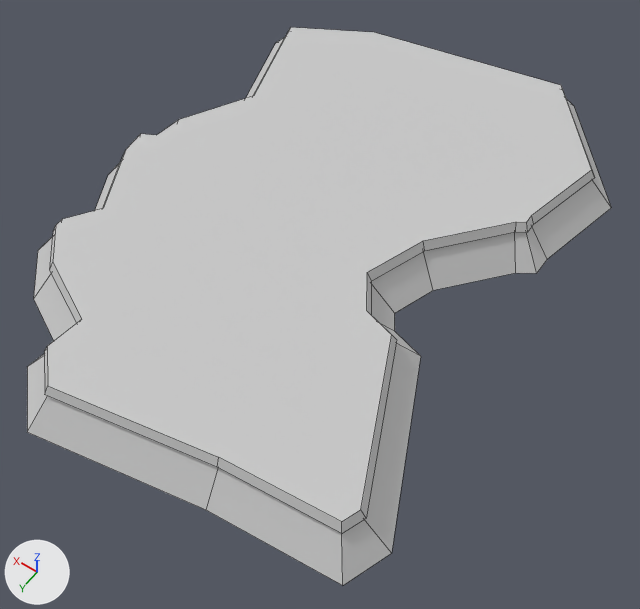
Before and after pictures for a commit that changed the FBX model Assets/Resources/Meshes/Tutorial.fbx.
The view is the same before and after, from a 50 mm camera at (-1.34, 2.21, 2.94) aimed at (0.2, 0.05, -0.45). Lighting does not change. The marker at lower left points along +X, +Y and +Z. Mesh edges are drawn as thin lines. Where no turn or scale is listed for an object, it has been applied to the vertices.

Before the edit, the objects in view are built like this:
```python
me_grass = bpy.data.meshes.new('grass')
me_grass.from_pydata(...)  # 52 vertices, 27 faces; spans x -0.72..1.19, y -1.34..1.37, z 0.07..0.11
me_grass.materials.append(mat_01___default)  # light grey #cacaca
me_soil = bpy.data.meshes.new('soil')
me_soil.from_pydata(...)  # 52 vertices, 26 faces; spans x -0.83..1.3, y -1.45..1.48, z 0.0..0.17
me_soil.materials.append(mat_01___default)  # light grey #cacaca
ob_grass = bpy.data.objects.new('grass', me_grass)
ob_grass.location = (0.0, 0.0, 0.08)
ob_soil = bpy.data.objects.new('soil', me_soil)
ob_soil.location = (0.0, 0.0, 0.0)
```
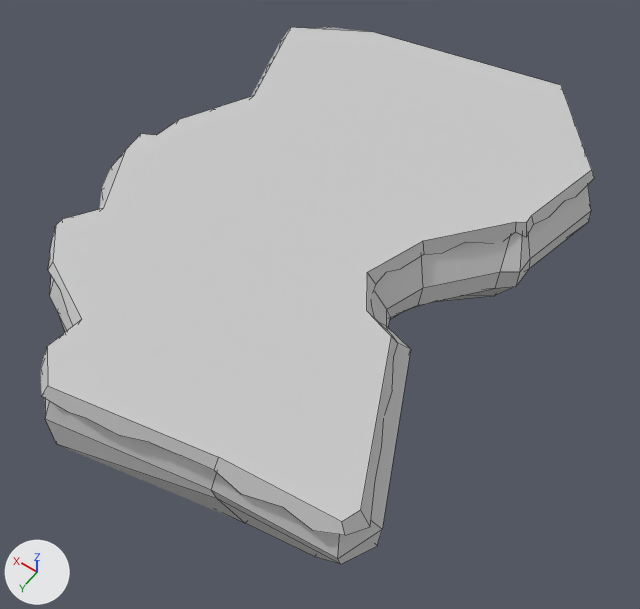
Pixel boxes [x1, y1, x2, y2] of what changed, in the pictures (640 x 609 px; the box of a moved part takes in the faces that stretch with it):
'grass', reshaped
    before: [44, 27, 595, 533]
    after: [41, 27, 595, 535]
'soil', reshaped
    before: [27, 37, 611, 585]
    after: [45, 185, 591, 559]
'fragment', added
    after: [46, 211, 591, 564]
part 2 of me_grass, moved or reshaped
    before: [44, 34, 595, 533]
    after: [41, 27, 595, 535]

Edits to the bpy script that builds the scene:
```text
Change me_soil:
    used by ob_soil; location = (0.0, 0.0, 0.0)
    remove me_soil.from_pydata(...)  # 52 vertices, 26 faces; spans x -0.83..1.3, y -1.45..1.48, z 0.0..0.17
    add me_soil.from_pydata(...)  # 53 vertices, 26 faces; spans x -0.76..1.24, y -1.35..1.4, z 0.0..0.17
    me_soil part 1
    1 face is deleted
    3 vertices in x 1.11..1.19, y 0.57..0.81, z 0.0 move by (-0.05, -0.03, 0.0)
    23 vertices move from x -0.83..1.3, y -1.45..1.48, z 0.0 to x -0.76..1.24, y -1.35..1.4, z 0.0
    1 vertex is added at (0.21, -1.22, 0.0)
    1 new face joins them
Change me_grass:
    used by ob_grass; location = (0.0, 0.0, 0.08)
    remove me_grass.from_pydata(...)  # 52 vertices, 27 faces; spans x -0.72..1.19, y -1.34..1.37, z 0.07..0.11
    add me_grass.from_pydata(...)  # 118 vertices, 27 faces; spans x -0.74..1.2, y -1.34..1.38, z 0.0..0.11
    me_grass part 2
    4 vertices are removed from x -0.26..1.17, y -1.17..0.25, z 0.07
    23 faces are deleted
    4 vertices in x -0.56..1.09, y -0.4..1.23, z 0.07 move by (0.0, 0.0, -0.03)
    11 vertices move from x -0.72..1.12, y -0.95..1.37, z 0.07 to x -0.74..1.13, y -0.97..1.38, z 0.03..0.07
    70 vertices are added at x -0.67..1.2, y -1.31..1.35, z 0.0..0.1
    23 new faces join them
    me_grass part 3: the surface is now shaded smooth
Add me_fragment:
    me_fragment.from_pydata(...)  # 99 vertices, 82 faces; spans x -0.76..1.25, y -1.36..1.42, z -1.0..0.0
    me_fragment.materials.append(mat_01___default)  # light grey #cacaca
Add ob_fragment:
    ob_fragment = bpy.data.objects.new('fragment', me_fragment)
    ob_fragment.location = (0.0, 0.0, 0.0)
```
